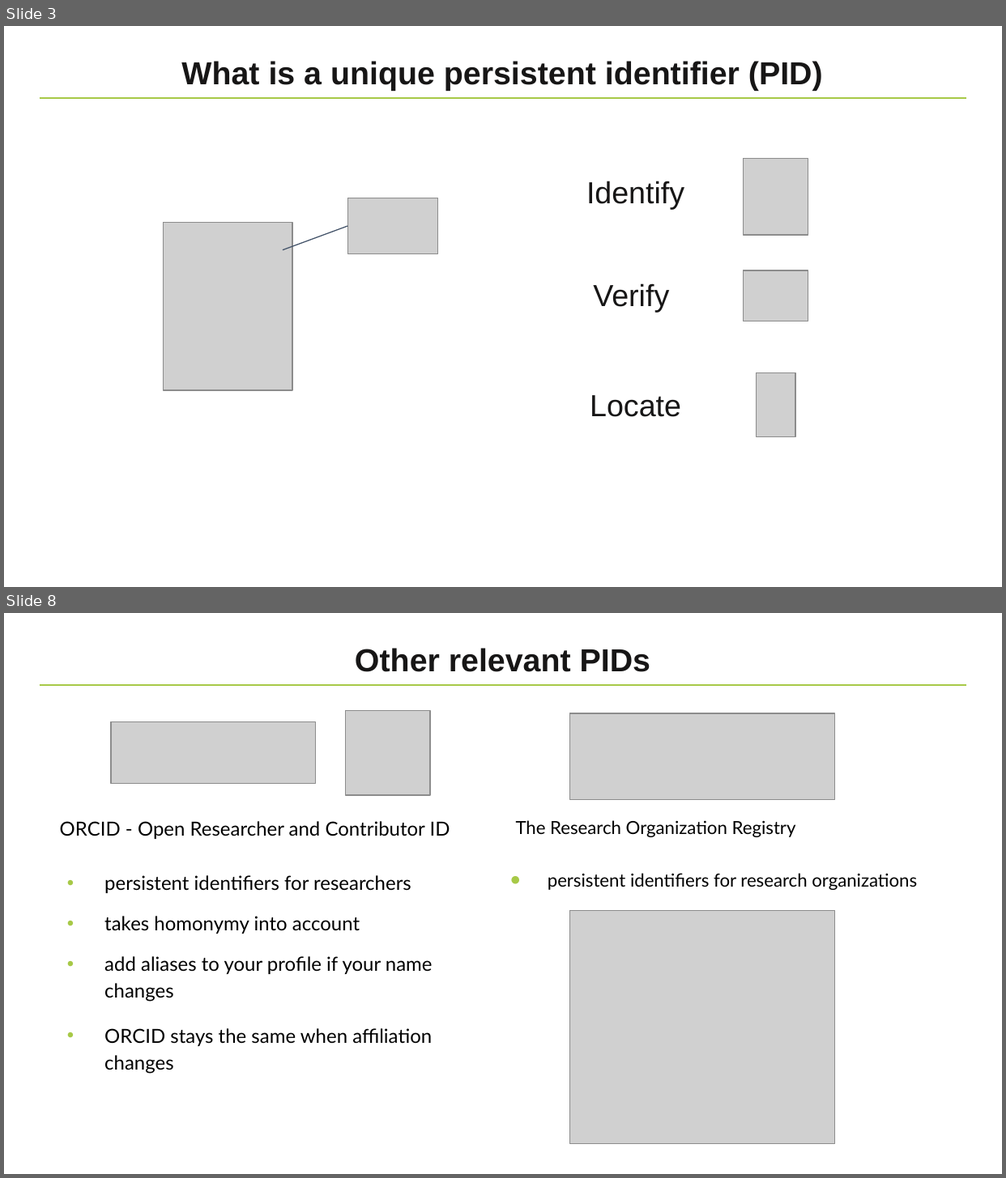
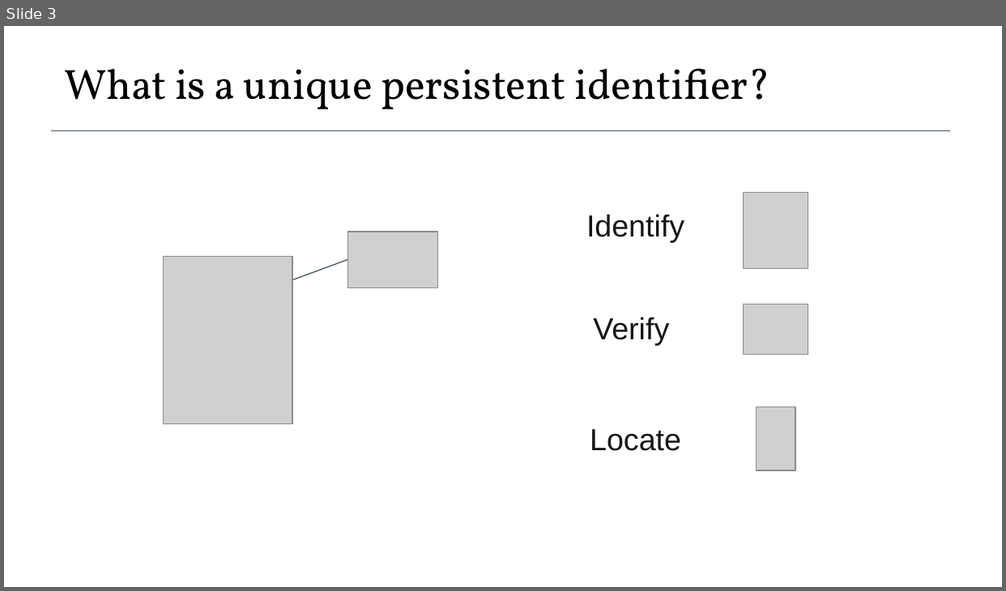
Before and after one commit to elixir-europe-training/ELIXIR-TrP-FAIR-Material-By-Design, a slide deck: docs/supplementary/presentations/ch_08_Unique_identifiers/Session 8 - Unique identifiers for training materials.pptx. Shown one above the other, each under a label of ours: slides 3 and 8 before the commit, slide 3 after it; the slides between them are not shown. The pictures are 1006x1178 and 1006x591 pixels, drawn with LibreOffice and Linux fonts; fonts in the diff are those of the drawing; grey boxes stand for pictures; background and template pictures are left out. Boxes give left, top, right and bottom in pixels: in the first picture for what was removed or moved away, otherwise in the second. Text is boxed around its words. In the diff, an @@ line names an element or a change of style, - is before the commit and + after.

```diff
--- a/docs/supplementary/presentations/ch_08_Unique_identifiers/Session 8 - Unique identifiers for training materials.pptx
+++ b/docs/supplementary/presentations/ch_08_Unique_identifiers/Session 8 - Unique identifiers for training materials.pptx
@@ slide 8 removed at bbox=[4, 613, 1002, 1174], background #FFFFFF; not listed: 1 template element that a slide beside it also shows @@
@@ title removed at bbox=[355, 648, 650, 672] @@
-Other relevant PIDs
@@ picture removed at bbox=[111, 722, 315, 784] @@
@@ picture removed at bbox=[345, 711, 430, 795] @@
@@ picture removed at bbox=[570, 713, 834, 801] @@
@@ text removed at bbox=[60, 821, 450, 1074] @@
-ORCID - Open Researcher and Contributor ID
-• persistent identifiers for researchers
-• takes homonymy into account
-• add aliases to your profile if your name changes
-• ORCID stays the same when affiliation changes
@@ text removed at bbox=[516, 820, 917, 890] @@
-The Research Organization Registry
-● persistent identifiers for research organizations
@@ picture removed at bbox=[570, 910, 834, 1143] @@
@@ slide 3 changed as well @@
@@ text at bbox=[64, 68, 771, 109]: text changed; size 23 to 30.5 pt; font Arial to Vollkorn; text colour #171616 to #000000; bold off @@
-What is a unique persistent identifier (PID)
+What is a unique persistent identifier?
@@ line removed from (39, 98) to (967, 98) @@
@@ line added from (51, 130) to (950, 130), #44546A 0.56 pt @@
@@ 5 pictures, 3 texts, 1 line: place and size @@
-5 pictures, 3 texts, 1 line at bbox=[164, 159, 808, 437]
+5 pictures, 3 texts, 1 line at bbox=[164, 193, 808, 471]
```
Also in this commit, not shown: 11 other slides changed, 6 slides added, 3 other slides removed, 3 other files.
